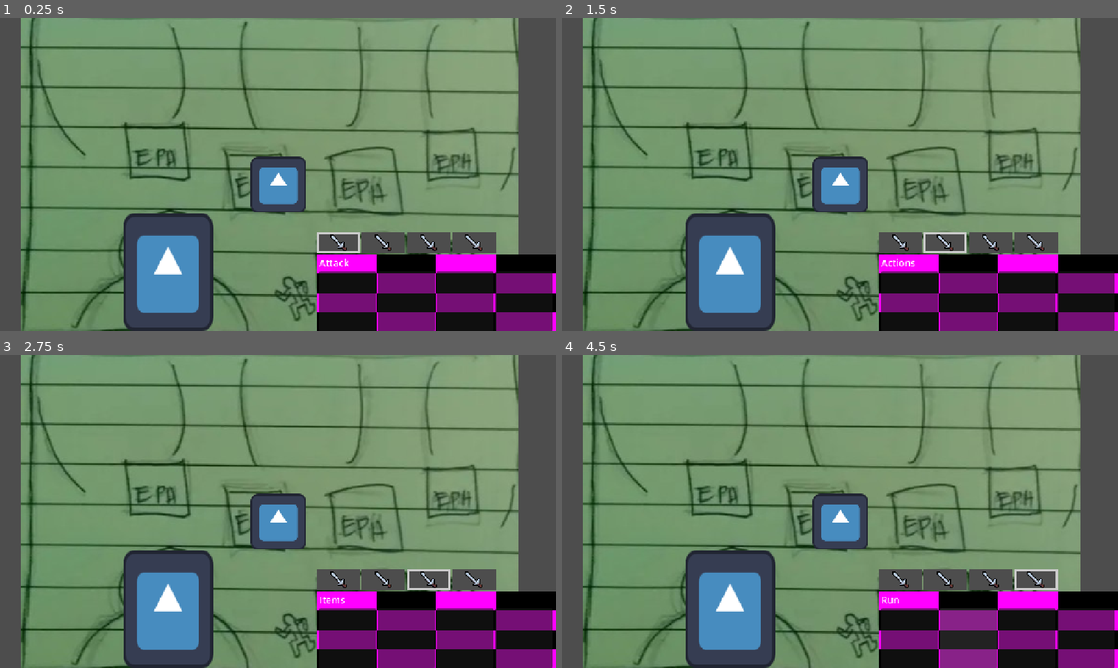
Above: before the commit, frames 1-4 (two rows, left to right).
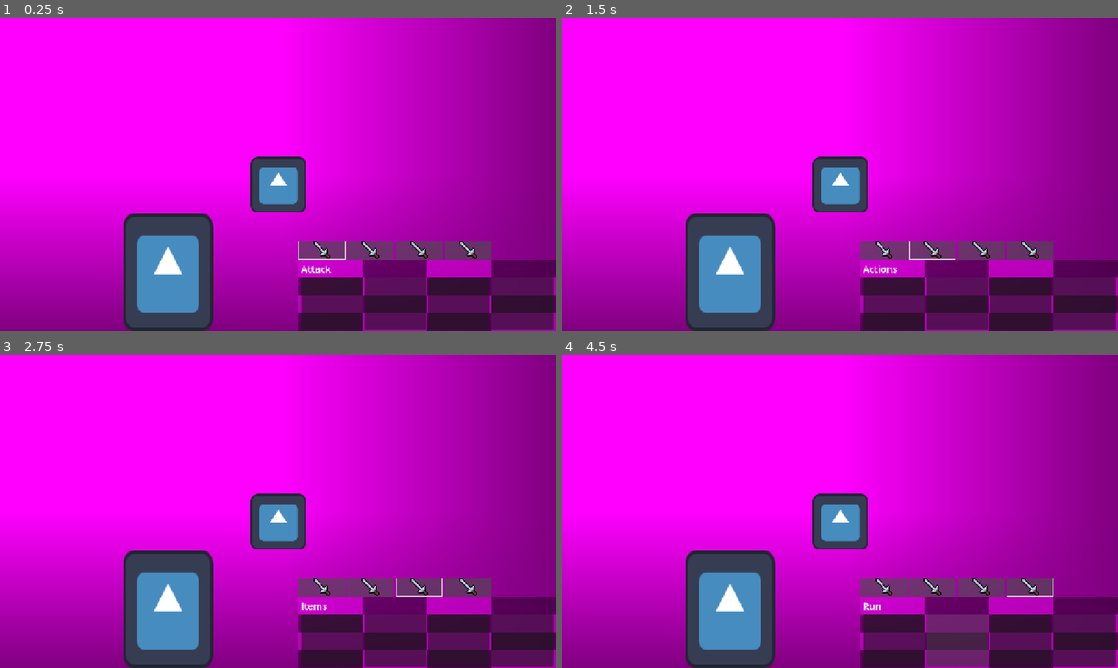
Above: after the commit, the same moments.

Repository: Akiostentar/80-Days-to-Ashes
Game: Godot game, scene res://Scenes/enemy_encounter.tscn
The game is run twice, just before and just after one commit, with the same random seed, the same clock (stepped at 60 frames per second) and the same inputs. This scene is started directly instead of the project's main scene. The engine's default icon, where the game draws it, is replaced by a stand-in: a white triangle on a blue panel in a dark square.
Inputs (mouse positions are in pixels of both pictures, inside the frame that each line leads up to; where the layout moved, square brackets give the same spot in the first picture):
- Up to frame 1 (0.25 s): no input
- Up to frame 2 (1.5 s): click (884, 249) [901, 243] at 0.5 s; click (934, 249) [945, 243] at 1.25 s
- Up to frame 3 (2.75 s): click (417, 586) [428, 580] at 2 s
- Up to frame 4 (4.5 s): click (1029, 586) [1034, 580] at 2.75 s; click (895, 639) [912, 636] at 3.5 s; click (956, 639) [967, 636] at 4.25 s

The runs differ from the first frame. In frame 1, 92% of the frame differs, in the area x 0-100%, y 0-100%; in frame 2, 92%; in frame 3, 92%; in frame 4, 92%.

Commit message:
feat: resize battle UI
also made the project in be in full screen

Diff:
--- a/Scenes/BattleUI.tscn
+++ b/Scenes/BattleUI.tscn
@@ -4,26 +4,26 @@
 [ext_resource type="Texture2D" uid="uid://dd5b18niucxde" path="res://Assets/Item__00.png" id="2_d8qwt"]
 
 [sub_resource type="StyleBoxFlat" id="StyleBoxFlat_sbkf8"]
-bg_color = Color(0.3019608, 0.3019608, 0.3019608, 1)
-border_width_left = 5
-border_width_top = 5
-border_width_right = 5
-border_width_bottom = 5
-border_color = Color(0.3019608, 0.3019608, 0.3019608, 1)
+bg_color = Color(0.3019608, 0.3019608, 0.3019608, 0.6509804)
+border_width_left = 2
+border_width_top = 2
+border_width_right = 2
+border_width_bottom = 2
+border_color = Color(0.3019608, 0.3019608, 0.3019608, 0.6509804)
 
 [sub_resource type="StyleBoxFlat" id="StyleBoxFlat_6eyfp"]
-bg_color = Color(0.3019608, 0.3019608, 0.3019608, 1)
-border_width_left = 5
-border_width_top = 5
-border_width_right = 5
-border_width_bottom = 5
+bg_color = Color(0.3019608, 0.3019608, 0.3019608, 0.6509804)
+border_width_left = 2
+border_width_top = 2
+border_width_right = 2
+border_width_bottom = 2
 
 [sub_resource type="StyleBoxFlat" id="StyleBoxFlat_d8qwt"]
-bg_color = Color(0.3019608, 0.3019608, 0.3019608, 1)
-border_width_left = 5
-border_width_top = 5
-border_width_right = 5
-border_width_bottom = 5
+bg_color = Color(0.3019608, 0.3019608, 0.3019608, 0.6509804)
+border_width_left = 2
+border_width_top = 2
+border_width_right = 2
+border_width_bottom = 2
 
 [sub_resource type="ButtonGroup" id="ButtonGroup_vxmu1"]
 
@@ -35,9 +35,12 @@
 [node name="Battle UI" type="Control" unique_id=397725992]
 texture_filter = 1
 layout_mode = 3
-anchors_preset = 15
+anchor_left = 0.537
+anchor_top = 0.711
 anchor_right = 1.0
 anchor_bottom = 1.0
+offset_left = -0.35998535
+offset_top = 0.07998657
 grow_horizontal = 2
 grow_vertical = 2
 script = ExtResource("1_gl3jw")
@@ -113,9 +116,11 @@
 anchor_right = 1.0
 anchor_bottom = 1.0
 offset_top = 0.039993286
+offset_bottom = 1.0000305
 grow_horizontal = 2
 
 [node name="TextureRect" type="TextureRect" parent="Menu" unique_id=718102146]
+modulate = Color(1, 1, 1, 0.37254903)
 layout_mode = 2
 size_flags_vertical = 3
 texture = SubResource("PlaceholderTexture2D_qeq5k")
--- a/Scenes/enemy_encounter.tscn
+++ b/Scenes/enemy_encounter.tscn
@@ -35,13 +35,4 @@
 
 [node name="UI" type="CanvasLayer" parent="Player" unique_id=298991704]
 
-[node name="BattleUI" parent="Player/UI" unique_id=709128698 instance=ExtResource("4_mr7g5")]
-anchors_preset = -1
-anchor_left = 0.57000005
-anchor_top = 0.68500006
-anchor_right = 0.90300006
-anchor_bottom = 0.76000005
-offset_left = 0.39990234
-offset_top = -0.20004272
-offset_right = 123.15991
-offset_bottom = 175.79999
+[node name="Battle UI" parent="Player/UI" unique_id=397725992 instance=ExtResource("4_mr7g5")]
--- a/project.godot
+++ b/project.godot
@@ -19,6 +19,7 @@
 
 window/size/viewport_width=1280
 window/size/viewport_height=720
+window/size/mode=3
 window/stretch/mode="canvas_items"
 window/stretch/aspect="expand"
 
Not shown: 1 places in Scenes/enemy_encounter.tscn that only renumber resources
